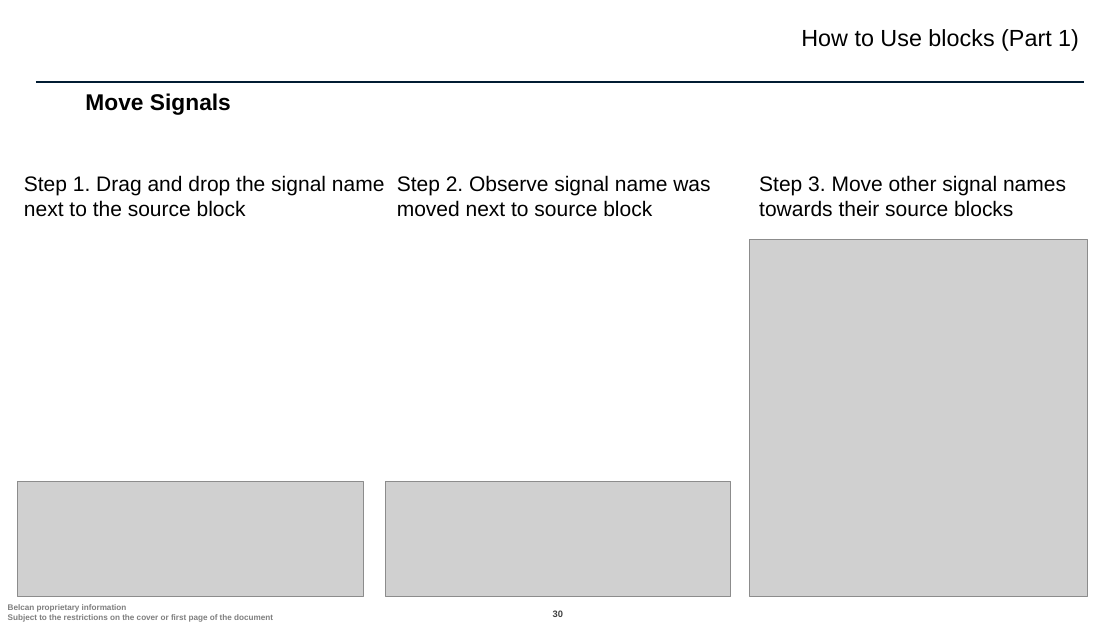
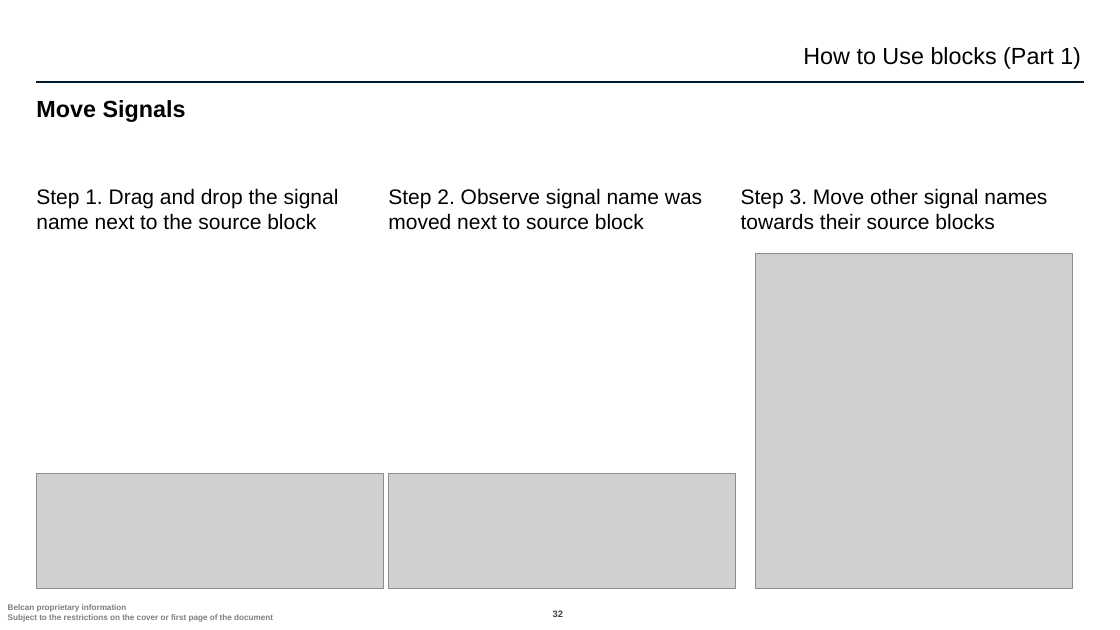
Before and after one commit to ntylerbelcan/aviation-controls-simulink-training-Belcan, a slide deck: slide 32 of ch01/Chapter 1 - Belcan.pptx (slide 30 before the commit). Drawn at 1120x630 pixels with LibreOffice and Linux fonts; fonts in the diff are those of the drawing; grey boxes stand for pictures; background and template pictures are left out. Boxes give left, top, right and bottom in pixels: in the first picture for what was removed or moved away, otherwise in the second. Text is boxed around its words. In the diff, an @@ line names an element or a change of style, - is before the commit and + after.

```diff
--- a/ch01/Chapter 1 - Belcan.pptx
+++ b/ch01/Chapter 1 - Belcan.pptx
@@ text "How to Use blocks (Part ...": place and size @@
-text "How to Use blocks (Part ..." at bbox=[801, 29, 1079, 51]
+text "How to Use blocks (Part ..." at bbox=[803, 47, 1081, 69]
@@ title "Move Signals": place and size @@
-title "Move Signals" at bbox=[85, 93, 231, 115]
+title "Move Signals" at bbox=[36, 100, 186, 122]
@@ title "Move Signals" at bbox=[36, 100, 186, 122]: size 19.5 to 20 pt @@
@@ more space between paragraphs in 3 elements at bbox=[388, 188, 702, 230], bbox=[741, 188, 1047, 230], bbox=[36, 188, 339, 230] @@
@@ text "Step 1. Drag and drop ...": place and size @@
-text "Step 1. Drag and drop ..." at bbox=[24, 175, 385, 217]
+text "Step 1. Drag and drop ..." at bbox=[36, 188, 339, 230]
@@ text "Step 2. Observe signal name ...": place and size @@
-text "Step 2. Observe signal name ..." at bbox=[397, 175, 710, 217]
+text "Step 2. Observe signal name ..." at bbox=[388, 188, 702, 230]
@@ text "Step 3. Move other signal ...": place and size @@
-text "Step 3. Move other signal ..." at bbox=[759, 175, 1066, 217]
+text "Step 3. Move other signal ..." at bbox=[741, 188, 1047, 230]
@@ picture: place and size @@
-picture at bbox=[750, 239, 1088, 597]
+picture at bbox=[755, 254, 1073, 589]
@@ picture: place and size @@
-picture at bbox=[18, 481, 364, 597]
+picture at bbox=[36, 474, 383, 590]
@@ picture: place and size @@
-picture at bbox=[386, 481, 732, 597]
+picture at bbox=[388, 474, 735, 590]
```
Also in this commit, not shown: 46 other slides changed, 3 slides added.
